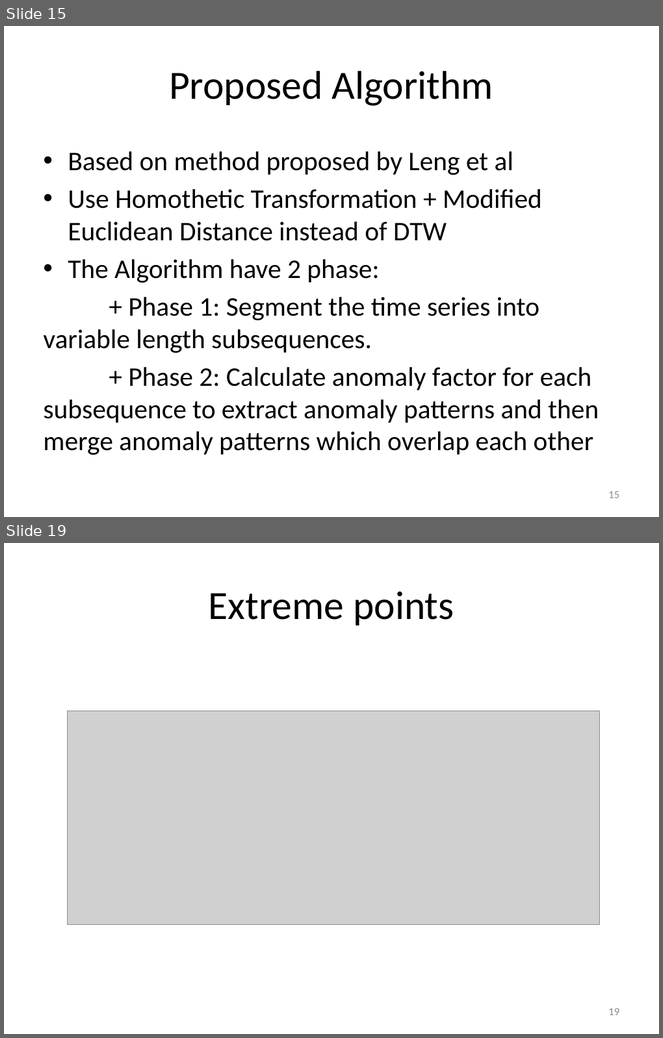
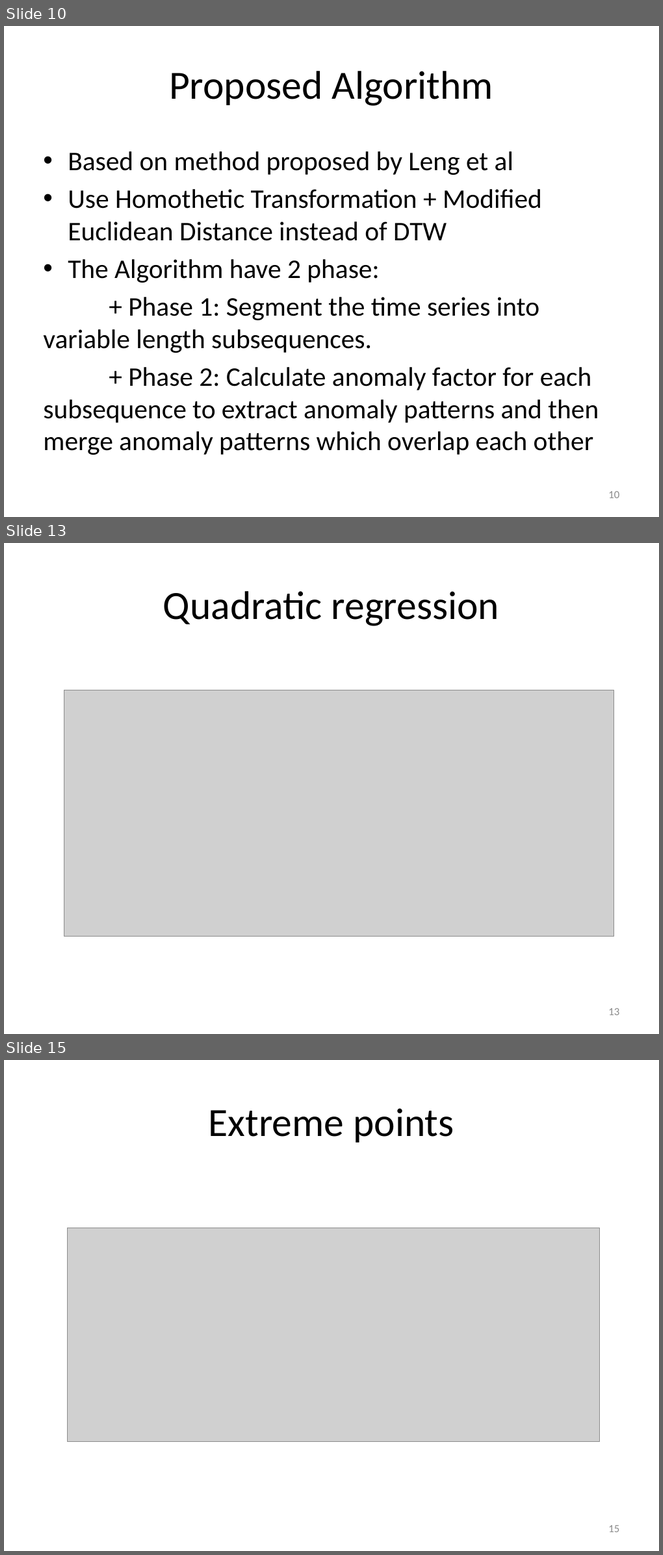
Before and after one commit to vyngo/caohoc-project-name, a slide deck: Report/pre.pptx. Shown one above the other, each under a label of ours: slides 15 and 19 before the commit, slides 10, 13 and 15 after it; the slides between them are not shown. The pictures are 663x1038 and 663x1555 pixels, drawn with LibreOffice and Linux fonts; fonts in the diff are those of the drawing; grey boxes stand for pictures. Boxes give left, top, right and bottom in pixels: in the first picture for what was removed or moved away, otherwise in the second. Text is boxed around its words. In the diff, an @@ line names an element or a change of style, - is before the commit and + after.

```diff
--- a/Report/pre.pptx
+++ b/Report/pre.pptx
@@ slide 13 added at (4,543,659,1034), background #FFFFFF @@
@@ title added at (163,591,500,626), 44 pt, text #000000 @@
+Quadratic regression
@@ picture added at (64,691,614,937) @@
@@ page number added at (608,1008,620,1016), 12 pt, text #8C8C8C @@
+13
@@ what was slide 15 is now slide 10 @@
@@ page number at (608,491,620,499): text changed @@
-15
+10
@@ what was slide 19 is now slide 15 @@
@@ page number at (608,1525,620,1533): text changed @@
-19
+15
```
Also in this commit, not shown: 7 slides changed, 5 other slides added, 1 slide removed, 1 other file.
